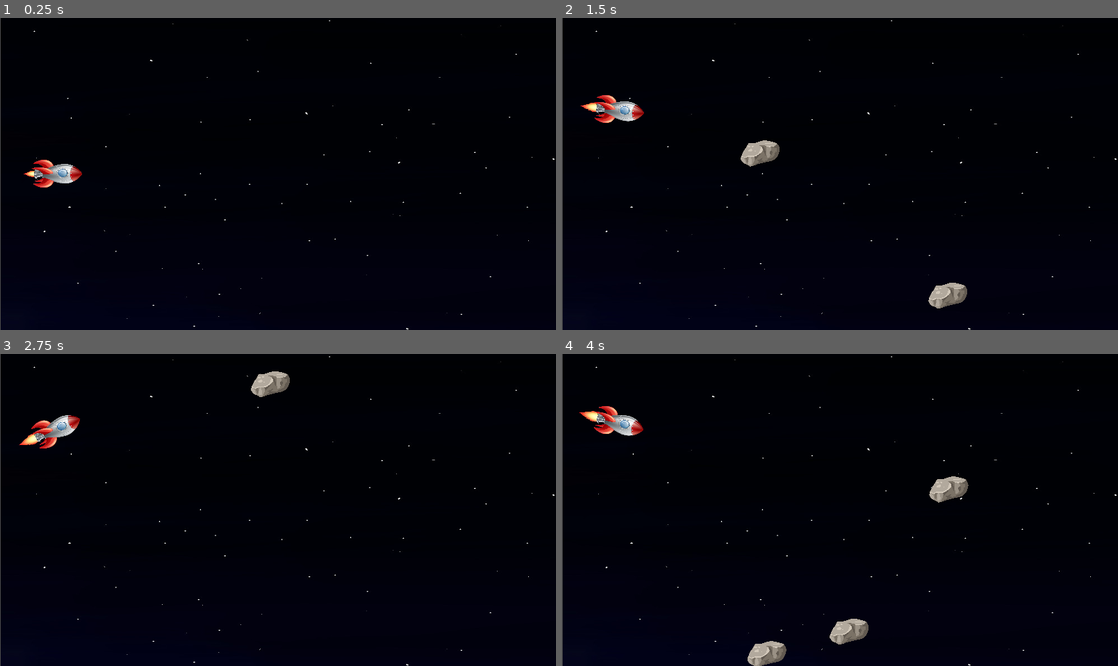
Above: before the commit, frames 1-4 (two rows, left to right).
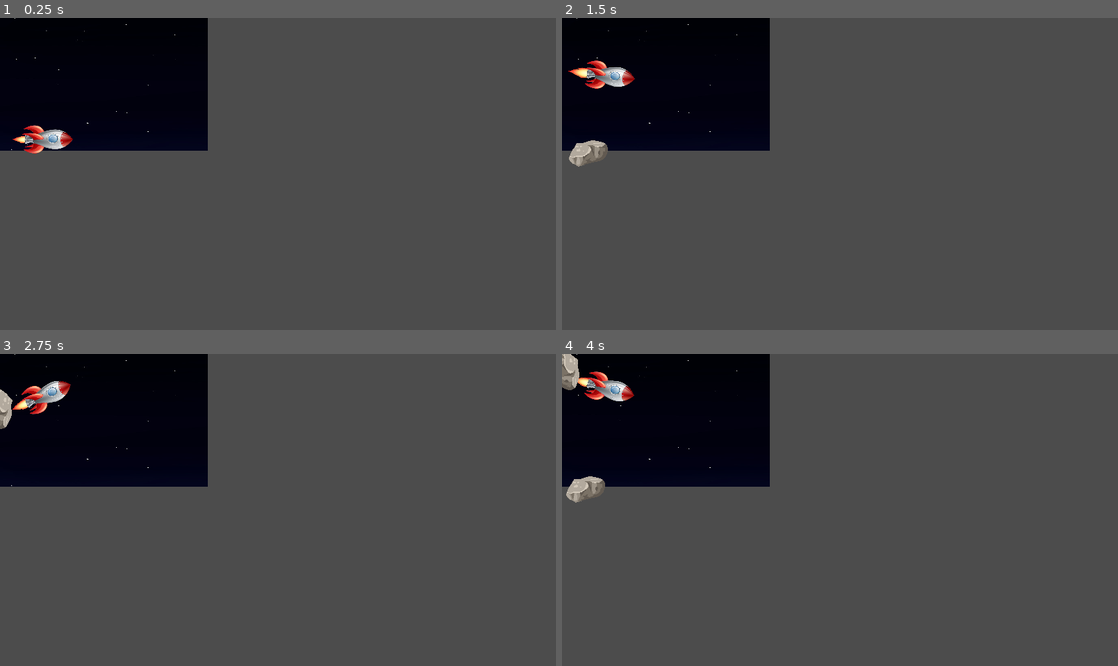
Above: after the commit, the same moments.

Repository: MuskalaMarcin/RocketZero
Game: Godot game, scene res://Main.tscn
Same seed, same stepped clock (60 frames per second), same inputs: the game is played once before the commit and once after it.
Inputs:
- Up to frame 1 (0.25 s): no input
- Up to frame 2 (1.5 s): tap Enter at 0.5 s; hold Up (ui_up) 0.53-1.28 s; hold Down (ui_down) from 1.28 s (still down)
- Up to frame 3 (2.75 s): release Down (ui_down) at 2.03 s; hold Up (ui_up) from 2.03 s (still down)
- Up to frame 4 (4 s): release Up (ui_up) at 3.53 s; hold Down (ui_down) from 3.53 s (still down)

The runs differ from the first frame. In frame 1, 85% of the frame differs, in the area x 0-100%, y 0-100%; in frame 2, 85%; in frame 3, 85%; in frame 4, 85%.

Commit message:
Add collision callback function

Diff:
--- a/Main.tscn
+++ b/Main.tscn
@@ -4,15 +4,12 @@
 [ext_resource path="res://RocketScene.tscn" type="PackedScene" id=2]
 [ext_resource path="res://RocksScene.tscn" type="PackedScene" id=3]
 
-[node name="Node2D" type="Node2D" index="0"]
+[node name="Node2D" type="Node2D"]
 
 [node name="BackgroundScene" parent="." index="0" instance=ExtResource( 1 )]
 
-position = Vector2( 704.495, 404.847 )
-scale = Vector2( 1.37335, 1.00644 )
+position = Vector2( 0, -3 )
 
 [node name="RocketScene" parent="." index="1" instance=ExtResource( 2 )]
 
-position = Vector2( 139.242, 383.927 )
-
 [node name="RocksScene" parent="." index="2" instance=ExtResource( 3 )]
--- a/Rock.gd
+++ b/Rock.gd
@@ -3,10 +3,7 @@
 const _rock_img = "res://images/rock.png";
 
 func _ready():
-	print("New rock generation...");
-	#_generate_rock_from_top();
-	#_generate_rock_from_bottom();
-
+	pass;
 
 func init(direction):
 	if (direction == "bottom"):
@@ -15,23 +12,20 @@
 		_generate_rock_from_top();
 
 func _generate_rock_from_top():
-	print("rock generated from top");
+	_generateRock(-300, 10.0);
+
+func _generate_rock_from_bottom():
+	_generateRock(800, -10.0);
+
+func _generateRock(yPosition, gravityScale):
 	var sprite = Sprite.new();
 	var rockImage = load(_rock_img);
 	sprite.set_texture(rockImage);
 	sprite.set_scale(Vector2(0.1, 0.1));
-	sprite.position.x = rand_range(480, 960);
-	sprite.position.y = -300;
-	self.gravity_scale = 10.0;
 	add_child(sprite);
-
-func _generate_rock_from_bottom():
-	print("rock generated from bottom");
-	var sprite = Sprite.new();
-	var rockImage = load(_rock_img);
-	sprite.set_texture(rockImage);
-	sprite.set_scale(Vector2(0.1, 0.1));
-	sprite.position.x = rand_range(480, 960);
-	sprite.position.y = 800;
-	self.gravity_scale = -10.0;
-	add_child(sprite);
+	self.position.x = rand_range(0, 500);
+	self.position.y = yPosition;
+	self.gravity_scale = gravityScale;
+	self.contact_monitor = true;
+	self.contacts_reported = 5;
+	self.linear_velocity = Vector2(-300, 0);
--- a/Rock.tscn
+++ b/Rock.tscn
@@ -1,8 +1,14 @@
-[gd_scene load_steps=2 format=2]
+[gd_scene load_steps=4 format=2]
 
 [ext_resource path="res://Rock.gd" type="Script" id=1]
+[ext_resource path="res://images/rock.png" type="Texture" id=2]
 
-[node name="RigidBody2D" type="RigidBody2D"]
+[sub_resource type="CircleShape2D" id=1]
+
+custom_solver_bias = 0.0
+radius = 30.0
+
+[node name="RigidBody2D" type="RigidBody2D" index="0"]
 
 input_pickable = false
 collision_layer = 1
@@ -23,3 +29,13 @@
 angular_velocity = 0.0
 angular_damp = -1.0
 script = ExtResource( 1 )
+
+[node name="CollisionShape2D" type="CollisionShape2D" parent="." index="0"]
+
+shape = SubResource( 1 )
+
+[node name="Sprite" type="Sprite" parent="." index="1"]
+
+scale = Vector2( 0.1, 0.1 )
+texture = ExtResource( 2 )
+_sections_unfolded = [ "Transform" ]
--- a/Rocket.gd
+++ b/Rocket.gd
@@ -7,6 +7,7 @@
 
 func _ready():
 	set_physics_process(true)
+	get_child(4).connect("body_entered", self, "_collision");
 
 func showBigFlame():
 	get_child(1).show()
@@ -44,3 +45,7 @@
 		self.rotation = 0
 
 	set_position(self.position + direction.normalized() * SPEED * delta)
+
+func _collision(t):
+	#TODO collision animation code goes here
+	print("Collision!");
--- a/RocketScene.tscn
+++ b/RocketScene.tscn
@@ -10,8 +10,8 @@
 [sub_resource type="CapsuleShape2D" id=1]
 
 custom_solver_bias = 0.0
-radius = 9.9371
-height = 20.0
+radius = 10.0
+height = 23.5077
 
 [sub_resource type="SpriteFrames" id=2]
 
@@ -44,7 +44,7 @@
 collision_mask = 1
 collision/safe_margin = 0.08
 script = ExtResource( 1 )
-_sections_unfolded = [ "Visibility" ]
+_sections_unfolded = [ "Collision", "Visibility", "collision" ]
 
 [node name="CollisionShape2D" type="CollisionShape2D" parent="Rocket" index="0"]
 
@@ -60,7 +60,7 @@
 scale = Vector2( 0.113777, 0.113777 )
 frames = SubResource( 2 )
 animation = "default"
-frame = 1
+frame = 3
 playing = true
 _sections_unfolded = [ "Visibility" ]
 
@@ -70,7 +70,7 @@
 scale = Vector2( 0.0784136, 0.0784136 )
 frames = SubResource( 2 )
 animation = "default"
-frame = 1
+frame = 3
 playing = true
 _sections_unfolded = [ "Visibility" ]
 
@@ -81,3 +81,20 @@
 texture = ExtResource( 6 )
 normal_map = SubResource( 3 )
 _sections_unfolded = [ "Animation", "Material", "Region", "Transform" ]
+
+[node name="Area2D" type="Area2D" parent="Rocket" index="4"]
+
+input_pickable = true
+gravity_vec = Vector2( 0, 1 )
+gravity = 98.0
+linear_damp = 0.1
+angular_damp = 1.0
+audio_bus_override = false
+audio_bus_name = "Master"
+
+[node name="CollisionShape2D2" type="CollisionShape2D" parent="Rocket/Area2D" index="0"]
+
+position = Vector2( -0.815159, -0.319977 )
+rotation = 1.572
+scale = Vector2( 1.8756, 1.72462 )
+shape = SubResource( 1 )
--- a/RocksScene.gd
+++ b/RocksScene.gd
@@ -2,7 +2,6 @@
 
 var _timer = null;
 var _rock_generation_interval = 0.5; #start interval in seconds
-var _previous = "top";
 
 func _ready():
 	_start_rock_generator_job();
@@ -20,11 +19,6 @@
 	var rock = rock_scene.instance();
 	if (randi() % 2 == 0):
 		rock.init("bottom");
-		#_previous = "bottom";
 	else:
 		rock.init("top");
-		#_previous = "top";
-
-	#rock.init("top");
-	#rock.init("bottom");
 	add_child(rock);
--- a/RocksScene.tscn
+++ b/RocksScene.tscn
@@ -2,6 +2,6 @@
 
 [ext_resource path="res://RocksScene.gd" type="Script" id=1]
 
-[node name="Node2D" type="Node2D"]
+[node name="Node2D" type="Node2D" index="0"]
 
 script = ExtResource( 1 )
